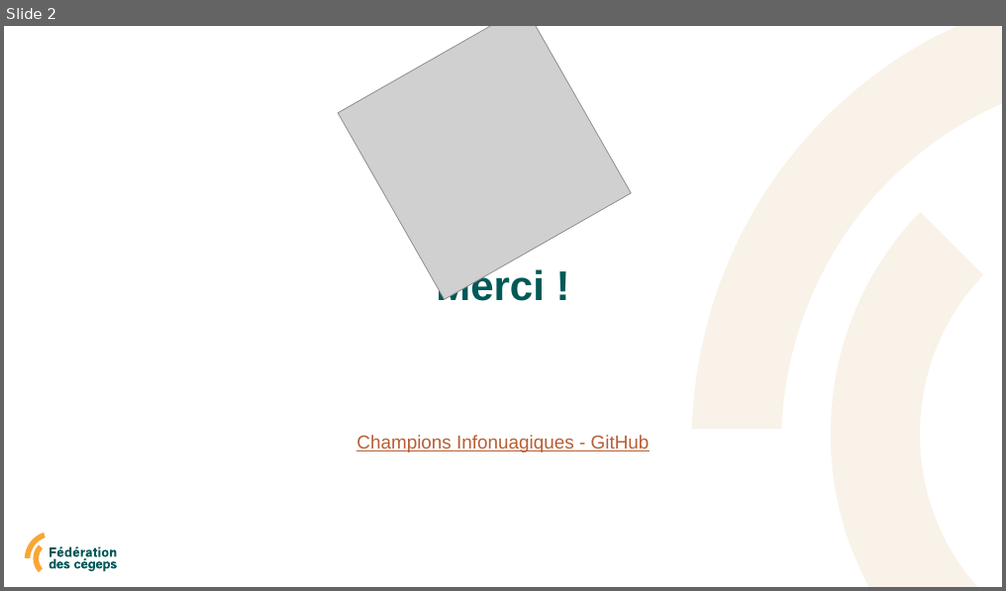
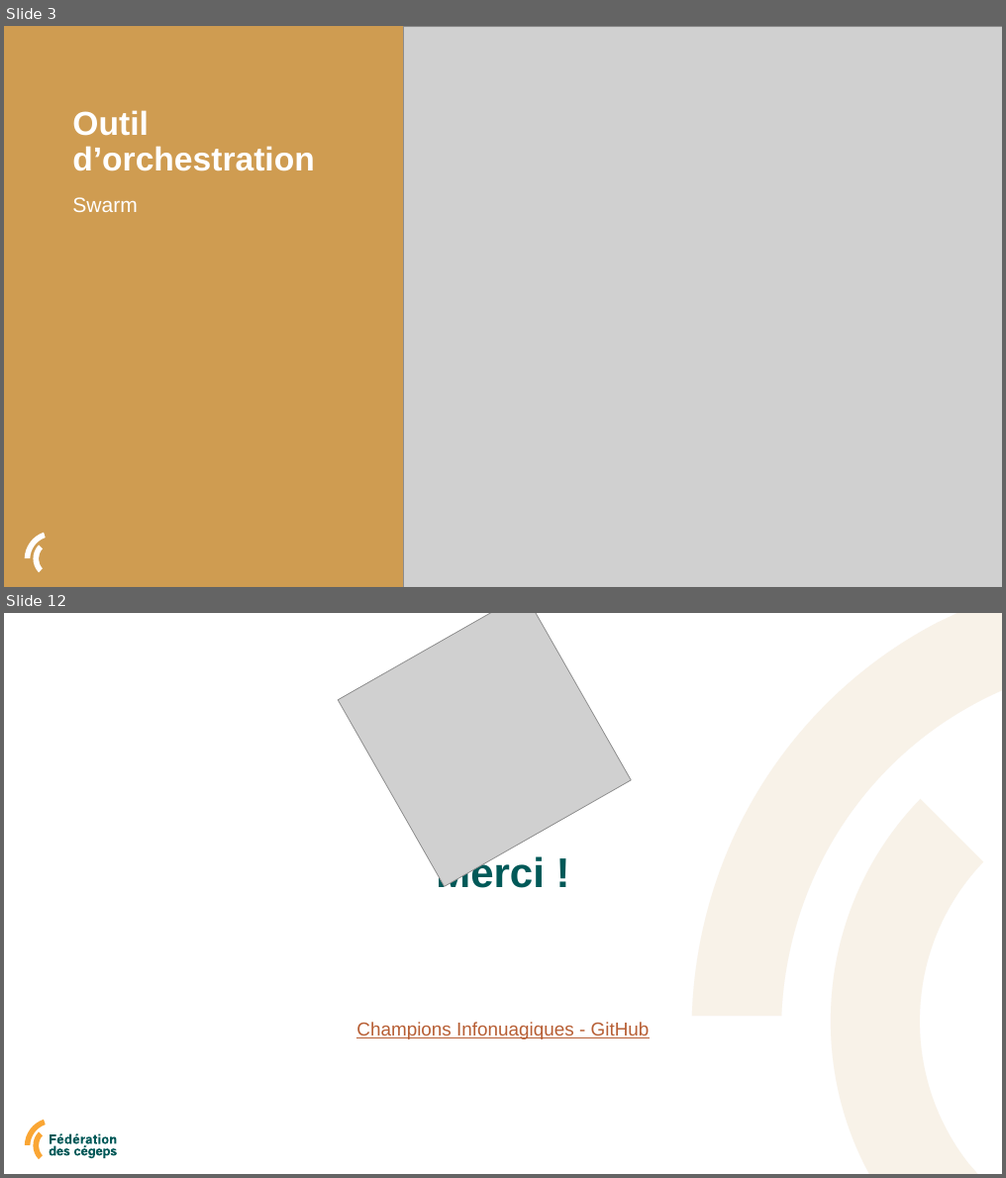
Before and after one commit to Champions-Infonuagiques/les-conteneurs---hebergement, a slide deck: doc/les conteneurs - hébergement.pptx. Shown one above the other, each under a label of ours: slide 2 before the commit, slides 3 and 12 after it; the slides between them are not shown. The pictures are 1006x591 and 1006x1178 pixels, drawn with LibreOffice and Linux fonts; fonts in the diff are those of the drawing; grey boxes stand for pictures. Boxes give left, top, right and bottom in pixels: in the first picture for what was removed or moved away, otherwise in the second. Text is boxed around its words. In the diff, an @@ line names an element or a change of style, - is before the commit and + after.

```diff
--- a/doc/les conteneurs - hébergement.pptx
+++ b/doc/les conteneurs - hébergement.pptx
@@ slide 3 added at box(4, 26, 1002, 587), background #F2F1EC @@
@@ rectangle added at box(4, 26, 404, 587), fill #CF9C51 @@
@@ picture added at box(404, 26, 1002, 587) @@
@@ title added at box(72, 110, 314, 172), 32 pt, text #FFFFFF, bold @@
+Outil d’orchestration
@@ text added at box(72, 197, 137, 212), 20 pt, text #FFFFFF @@
+Swarm
@@ freeform shape added at box(24, 533, 46, 559), fill #FFFFFF @@
@@ freeform shape added at box(33, 546, 43, 573), fill #FFFFFF @@
@@ what was slide 2 is now slide 12 @@
```
Also in this commit, not shown: 9 other slides added, 1 other file.
